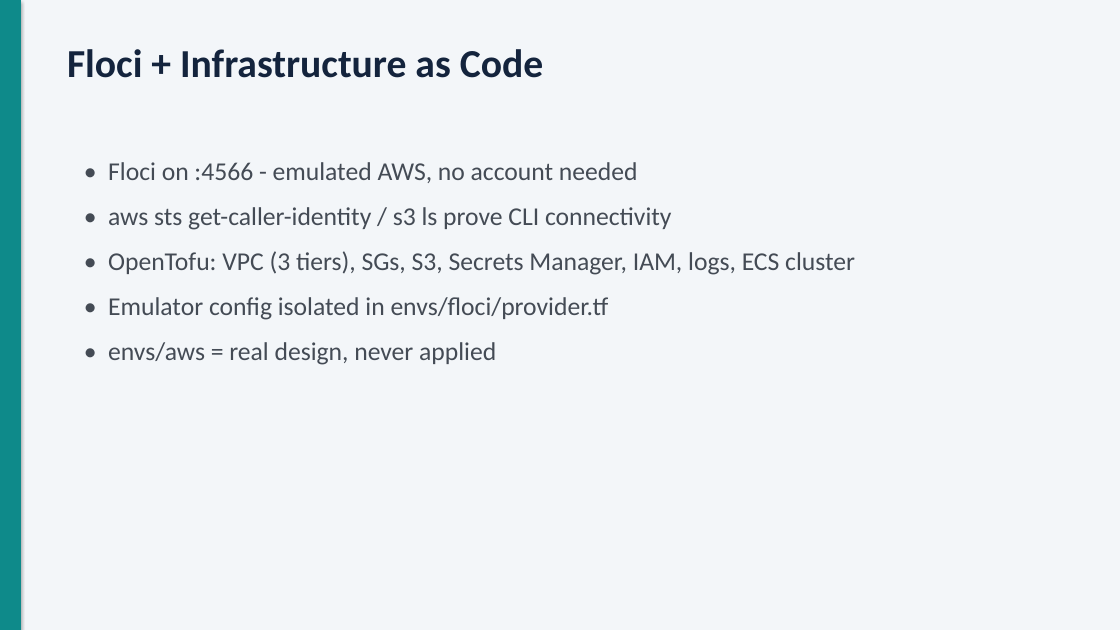
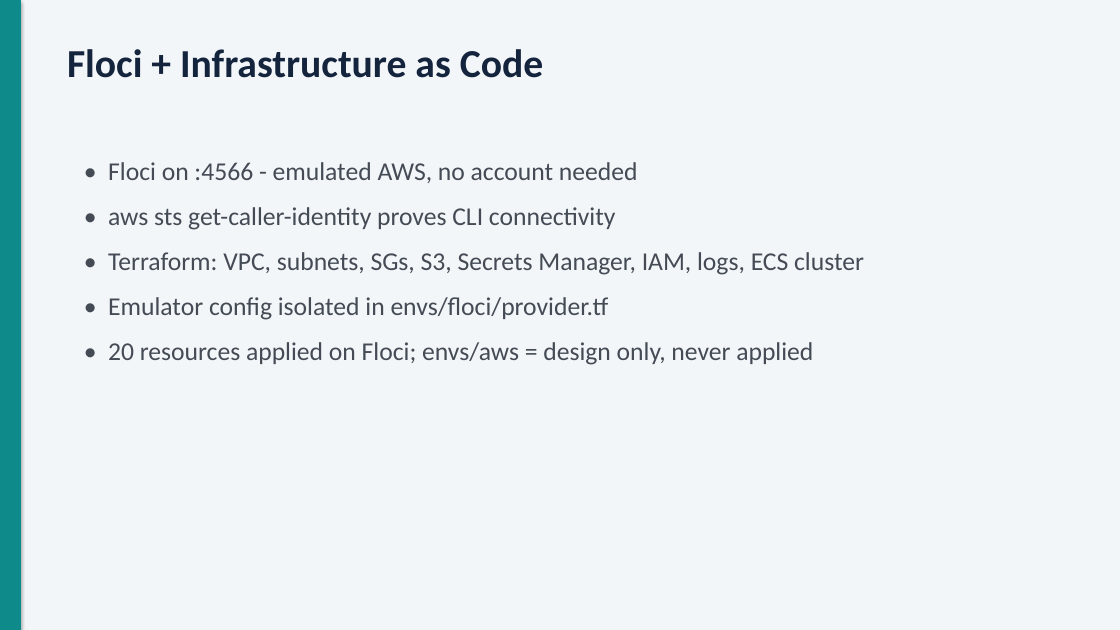
Before and after one commit to adarsh0331/Project_29_Virto_e-commerce, a slide deck: slide 5 of docs/presentation/Virto-AWS-DevOps-presentation.pptx. Drawn at 1120x630 pixels with LibreOffice and Linux fonts; fonts in the diff are those of the drawing. Boxes give left, top, right and bottom in pixels: in the first picture for what was removed or moved away, otherwise in the second. Text is boxed around its words. In the diff, an @@ line names an element or a change of style, - is before the commit and + after.

Commit message:
docs: update presentation with the real run, incident and findings

```diff
--- a/docs/presentation/Virto-AWS-DevOps-presentation.pptx
+++ b/docs/presentation/Virto-AWS-DevOps-presentation.pptx
@@ text at (x1=108, y1=207, x2=864, y2=275): text changed @@
-• aws sts get-caller-identity / s3 ls prove CLI connectivity
-• OpenTofu: VPC (3 tiers), SGs, S3, Secrets Manager, IAM, logs, ECS cluster
+• aws sts get-caller-identity proves CLI connectivity
+• Terraform: VPC, subnets, SGs, S3, Secrets Manager, IAM, logs, ECS cluster
@@ text at (x1=108, y1=342, x2=813, y2=365): text changed @@
-• envs/aws = real design, never applied
+• 20 resources applied on Floci; envs/aws = design only, never applied
```
Also in this commit, not shown: 8 other slides changed.
